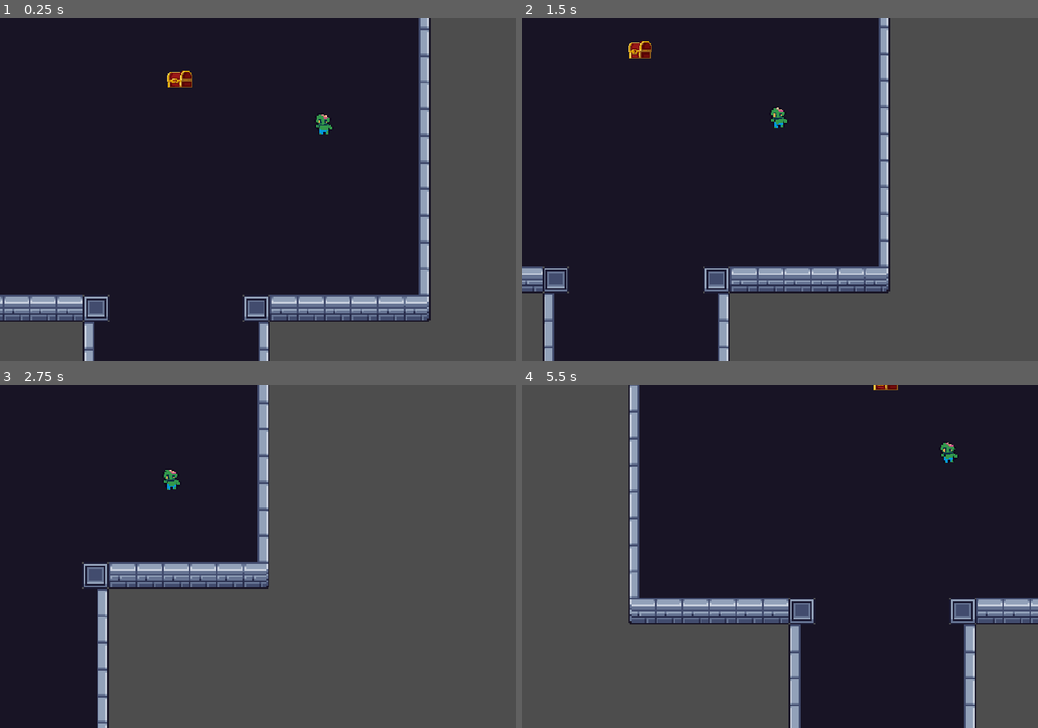
Above: before the commit, frames 1-4 (two rows, left to right).
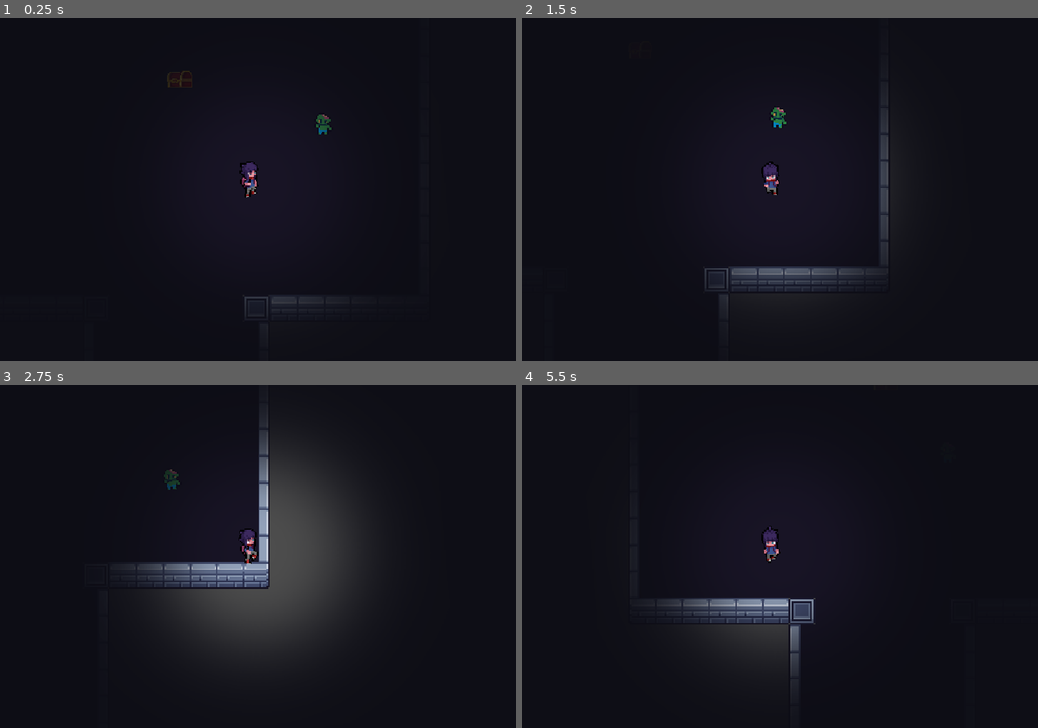
Above: after the commit, the same moments.

Repository: ImStellar0408/Haven-Game-Pepito
Game: Godot game, scene res://scenes/level_base.tscn
The game is run twice, just before and just after one commit, with the same random seed, the same clock (stepped at 60 frames per second) and the same inputs.
Inputs:
- Up to frame 1 (0.25 s): no input
- Up to frame 2 (1.5 s): hold D (right) 0.53-1.28 s; hold E (interact) 0.53-1.28 s; hold S (down) from 1.28 s (still down); tap E (interact) at 1.35 s
- Up to frame 3 (2.75 s): release S (down) at 2.03 s; hold D (right) from 2.03 s (still down); hold E (interact) from 2.03 s (still down)
- Up to frame 4 (5.5 s): release D (right) at 2.78 s; release E (interact) at 2.78 s; hold W (up) 2.78-3.53 s; tap E (interact) at 2.85, 4.35 s; hold E (interact) 3.53-4.28 s; hold A (left) 3.53-5.03 s; hold S (down) from 5.03 s (still down); hold E (interact) from 5.03 s (still down)

The runs differ from the first frame. In frame 1, 29% of the frame differs, in the area x 0-100%, y 0-100%; in frame 2, 41%; in frame 3, 58%, in the area x 15-100%, y 0-100%; in frame 4, 40%.

Commit message:
zzombie

Diff:
--- a/las-flipantes-aventuras-de-pepita-el-humano-/player.gd
+++ b/las-flipantes-aventuras-de-pepita-el-humano-/player.gd
@@ -10,10 +10,12 @@
 	process_movement()
 	move_and_slide()
 
-
+func _ready() -> void:
+	$AnimationPlayer.play("pepito camipito")
 
 func process_movement() -> void:
-
+		# Get the input direction and handle the movement/deceleration.
+	# As good practice, you should replace UI actions with custom gameplay actions.
 	var direction := Input.get_vector("left", "right", "up", "down")
 
 	if direction != Vector2.ZERO:
--- a/las-flipantes-aventuras-de-pepita-el-humano-/project.godot
+++ b/las-flipantes-aventuras-de-pepita-el-humano-/project.godot
@@ -23,6 +23,7 @@
 
 window/size/viewport_width=1080
 window/size/viewport_height=720
+window/size/mode=3
 window/stretch/mode="canvas_items"
 window/stretch/aspect="expand"
 
--- a/las-flipantes-aventuras-de-pepita-el-humano-/scenes/Player.tscn
+++ b/las-flipantes-aventuras-de-pepita-el-humano-/scenes/Player.tscn
@@ -502,7 +502,44 @@
 radius = 5.3333335
 height = 23.333334
 
+[sub_resource type="Animation" id="Animation_70d11"]
+length = 0.001
+tracks/0/type = "value"
+tracks/0/imported = false
+tracks/0/enabled = true
+tracks/0/path = NodePath(".:rotation")
+tracks/0/interp = 1
+tracks/0/loop_wrap = true
+tracks/0/keys = {
+"times": PackedFloat32Array(0),
+"transitions": PackedFloat32Array(1),
+"update": 0,
+"values": [-0.08726646]
+}
+
+[sub_resource type="Animation" id="Animation_cw2d6"]
+resource_name = "pepito camipito"
+tracks/0/type = "value"
+tracks/0/imported = false
+tracks/0/enabled = true
+tracks/0/path = NodePath(".:rotation")
+tracks/0/interp = 1
+tracks/0/loop_wrap = true
+tracks/0/keys = {
+"times": PackedFloat32Array(0),
+"transitions": PackedFloat32Array(1),
+"update": 0,
+"values": [-0.08726646]
+}
+
+[sub_resource type="AnimationLibrary" id="AnimationLibrary_khinc"]
+_data = {
+&"RESET": SubResource("Animation_70d11"),
+&"pepito camipito": SubResource("Animation_cw2d6")
+}
+
 [node name="CharacterBody2D" type="CharacterBody2D" unique_id=1188625172 groups=["player"]]
+rotation = -0.08726646
 scale = Vector2(3, 3)
 script = ExtResource("1_cxr5p")
 metadata/_edit_group_ = true
@@ -523,3 +560,6 @@
 position = Vector2(3.3333335, 22)
 scale = Vector2(0.4, 0.4)
 texture = ExtResource("6_70d11")
+
+[node name="AnimationPlayer" type="AnimationPlayer" parent="." unique_id=1982474946]
+libraries/ = SubResource("AnimationLibrary_khinc")
--- a/las-flipantes-aventuras-de-pepita-el-humano-/scenes/Zombie.tscn
+++ b/las-flipantes-aventuras-de-pepita-el-humano-/scenes/Zombie.tscn
@@ -34,7 +34,7 @@
 tracks/0/interp = 1
 tracks/0/loop_wrap = true
 tracks/0/keys = {
-"times": PackedFloat32Array(0, 0.78),
+"times": PackedFloat32Array(0, 0.43333334),
 "transitions": PackedFloat32Array(-2, -2),
 "update": 0,
 "values": [-0.08726646, 0.08726646]
--- a/las-flipantes-aventuras-de-pepita-el-humano-/scenes/level_base.tscn
+++ b/las-flipantes-aventuras-de-pepita-el-humano-/scenes/level_base.tscn
@@ -435,5 +435,4 @@
 position = Vector2(807, 292)
 
 [node name="CharacterBody2D" parent="." unique_id=1188625172 instance=ExtResource("6_qurbw")]
-visible = false
 position = Vector2(628, 430)
--- a/las-flipantes-aventuras-de-pepita-el-humano-/zombi.gd
+++ b/las-flipantes-aventuras-de-pepita-el-humano-/zombi.gd
@@ -6,6 +6,7 @@
 @onready var hit_zone: Area2D = $HitZone
 
 func _ready() -> void:
+	$AnimationPlayer.play("zombi_camizombi")
 	player = get_tree().get_first_node_in_group("player")
 	hit_zone.body_entered.connect(_on_hit_zone_body_entered)
 
